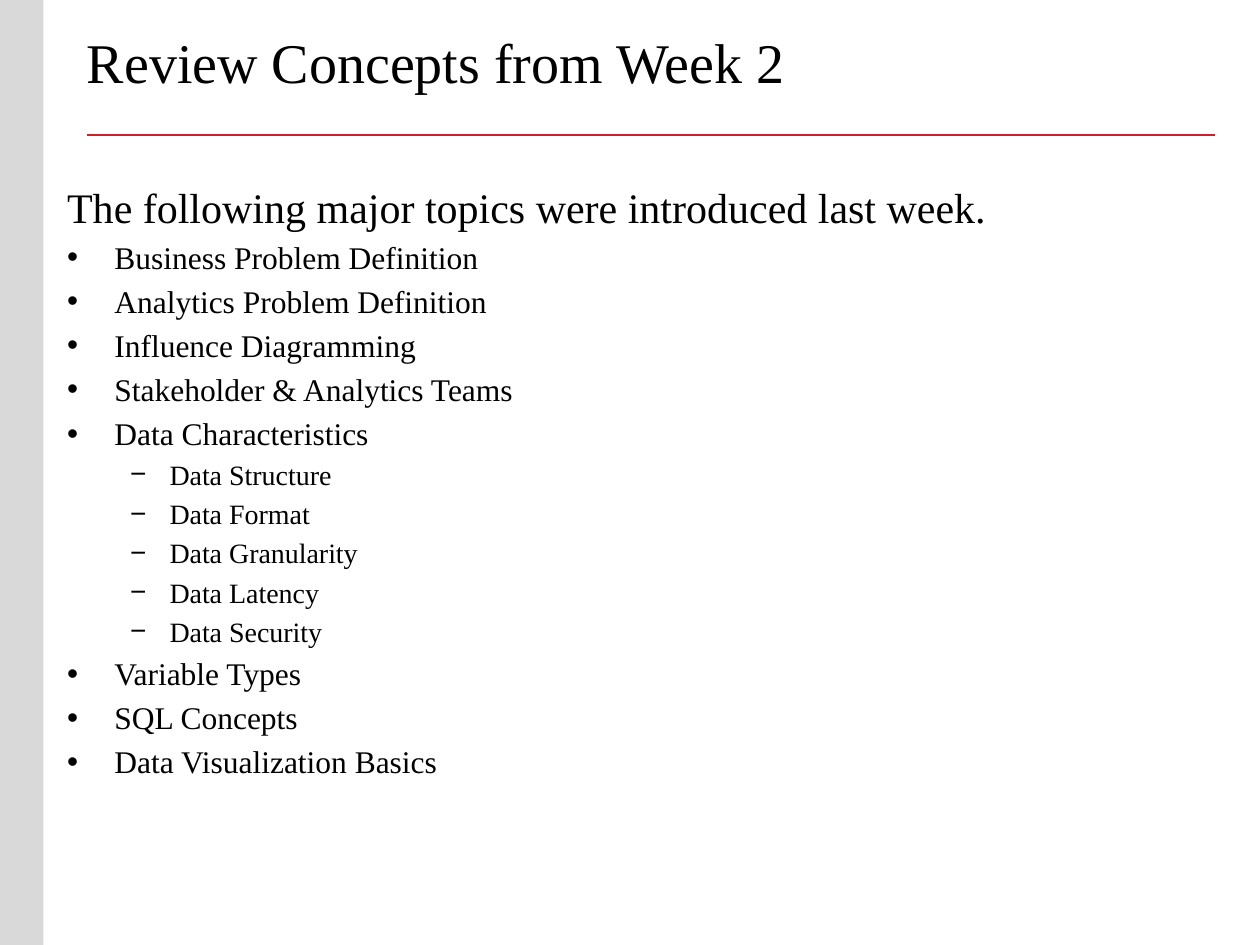
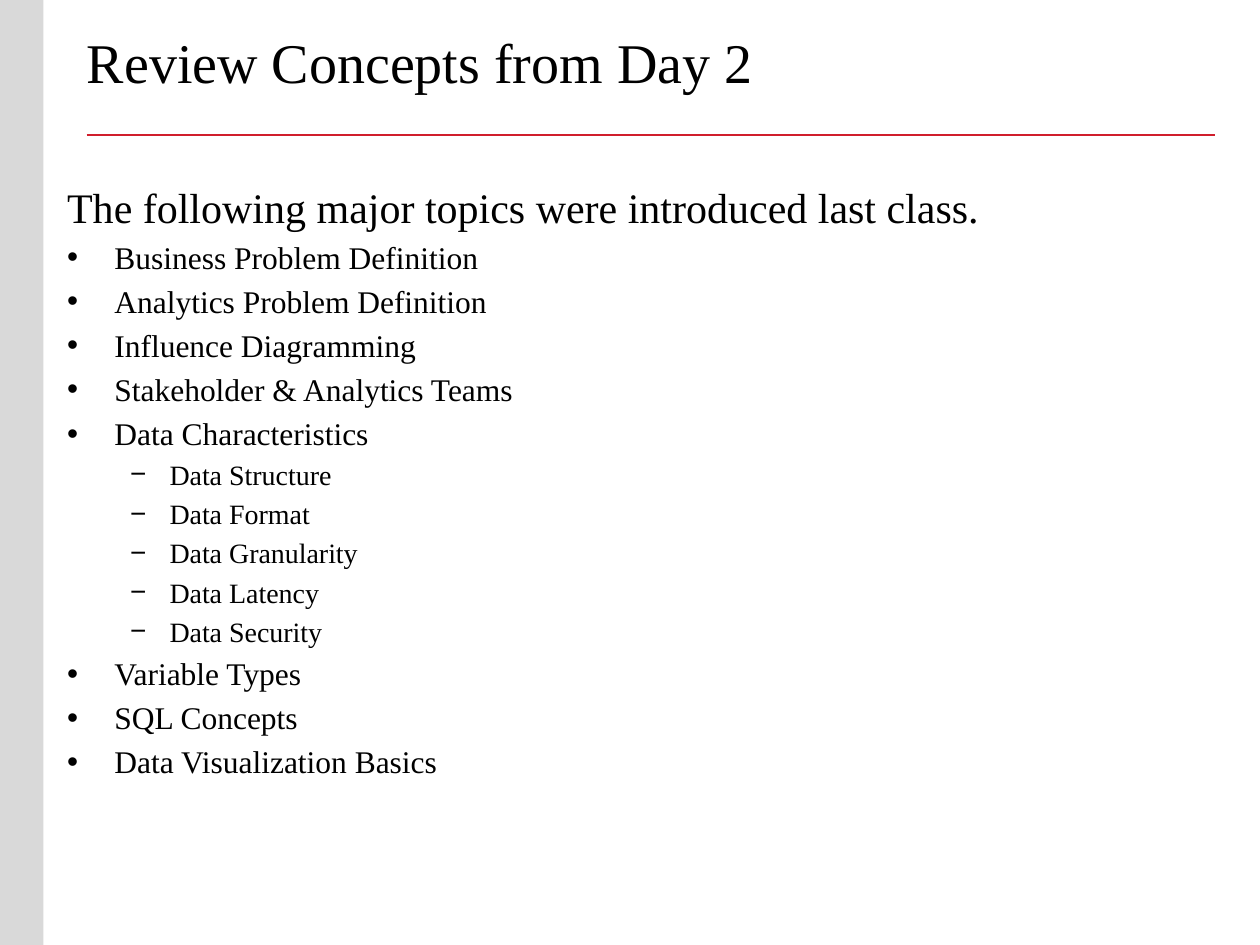
Before and after one commit to buyuhuang/csda1000_FT, a slide deck: slide 3 of day3/1. Lecture/day3_data_distributions.pptx. Drawn at 1260x945 pixels with LibreOffice and Linux fonts; fonts in the diff are those of the drawing; background and template pictures are left out. Boxes give left, top, right and bottom in pixels: in the first picture for what was removed or moved away, otherwise in the second. Text is boxed around its words. In the diff, an @@ line names an element or a change of style, - is before the commit and + after.

```diff
--- a/day3/1. Lecture/day3_data_distributions.pptx
+++ b/day3/1. Lecture/day3_data_distributions.pptx
@@ title at <box>87,43,752,94</box>: text changed @@
-Review Concepts from Week 2
+Review Concepts from Day 2
@@ text at <box>67,193,979,232</box>: text changed @@
-The following major topics were introduced last week.
+The following major topics were introduced last class.
```
Also in this commit, not shown: 9 other slides changed, 15 slides added, 2 slides removed, 14 other files.
